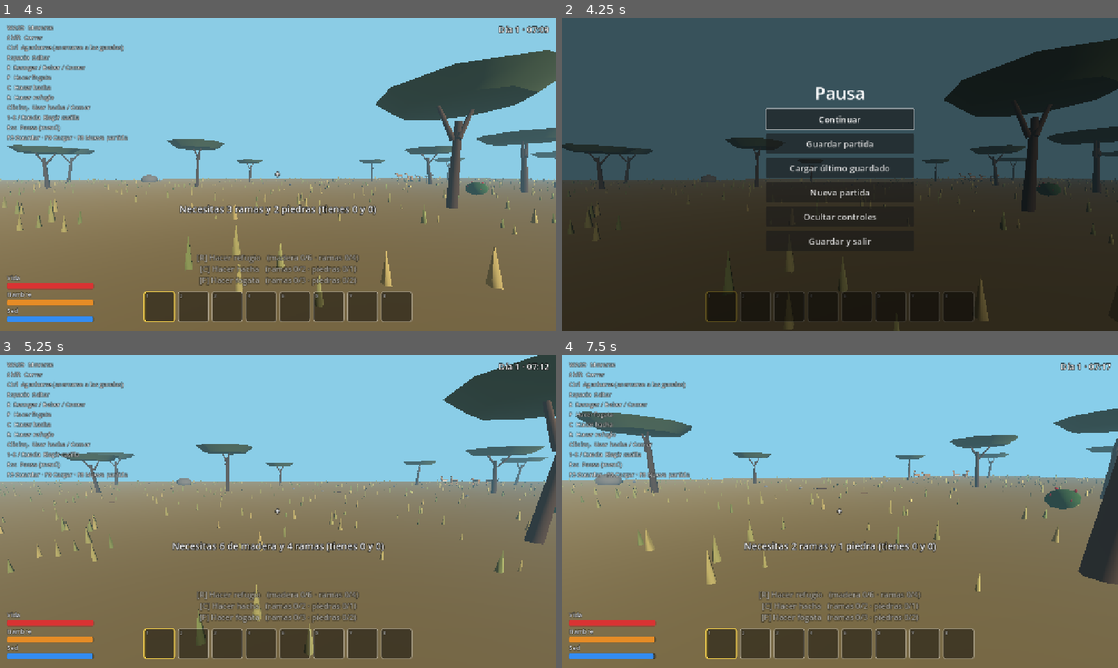
Above: before the commit, frames 1-4 (two rows, left to right).
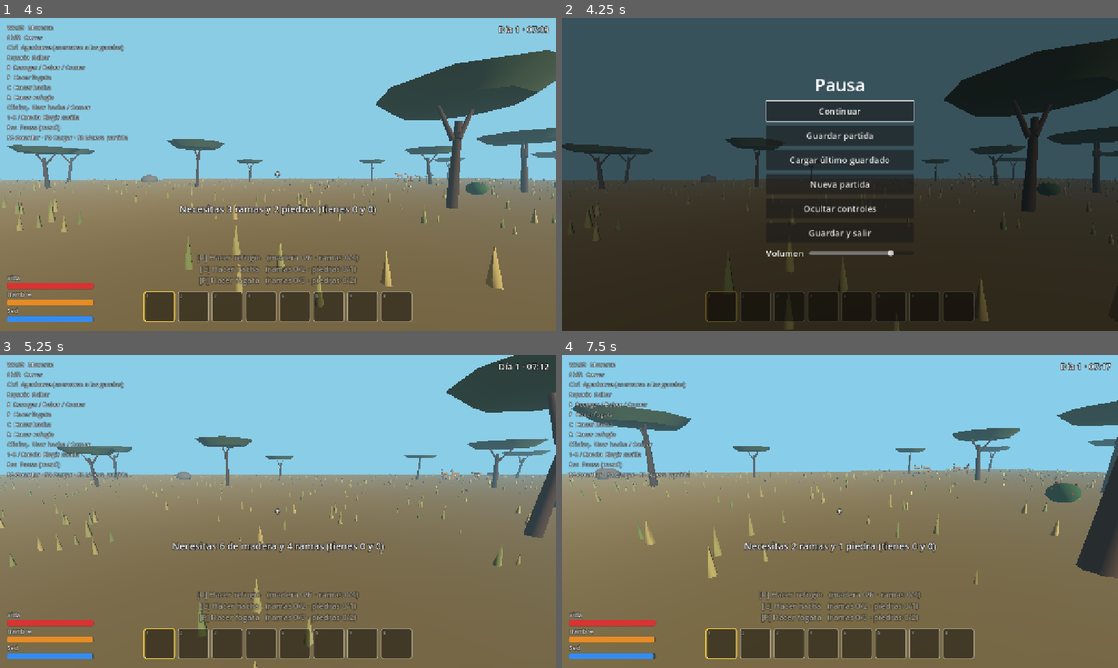
Above: after the commit, the same moments.

Repository: cgalvezd92/VideoJuego
Game: Godot game, scene res://Levels/main.tscn
The game is run twice, just before and just after one commit, with the same random seed, the same clock (stepped at 60 frames per second) and the same inputs.
Inputs (mouse positions are in pixels of both pictures, inside the frame that each line leads up to):
- Up to frame 1 (4 s): tap Enter at 0.5 s; move the mouse to (305, 174) at 0.52 s; hold Ctrl (crouch) 0.53-1.28 s; hold W (move_forward) from 0.53 s (still down); tap Space (jump) at 0.77, 1.52, 3.02, 3.77 s; tap E (interact) at 0.8, 1.35, 3.05 s; move the mouse to (250, 174) at 1.27 s; tap Shift (sprint) at 1.55, 3.8 s; move the mouse to (289, 168) at 2.02 s; hold Shift (sprint) 2.03-2.78 s; tap Ctrl (crouch) at 2.3 s; move the mouse to (272, 180) at 2.77 s; click (272, 180) at 2.85 s; move the mouse to (316, 177) at 3.52 s; hold F (build_fire) from 3.53 s (still down)
- Up to frame 2 (4.25 s): keep holding W (move_forward); keep holding F (build_fire); tap Escape (ui_cancel) at 4.15 s
- Up to frame 3 (5.25 s): release W (move_forward) at 4.25 s; release F (build_fire) at 4.25 s; click "Continuar" at 4.25 s; tap Space (jump) at 5 s; move the mouse to (233, 508) at 5.02 s; hold W (move_forward) from 5.03 s (still down); tap R (build_shelter) at 5.1 s
- Up to frame 4 (7.5 s): tap Space (jump) at 5.27, 6.77 s; tap Ctrl (crouch) at 5.3, 6.6 s; move the mouse to (845, 511) at 5.77 s; hold C (craft_axe) 5.78-6.53 s; tap E (interact) at 6.05, 7.35 s; move the mouse to (817, 505) at 6.52 s; release W (move_forward) at 6.53 s; hold D (move_right) 6.53-7.28 s; tap Shift (sprint) at 6.8 s; move the mouse to (867, 511) at 7.27 s; hold W (move_forward) from 7.28 s (still down); hold Ctrl (crouch) from 7.28 s (still down)

Frame 1 is identical in both runs. In frame 2, 4.7% of the frame differs, in the area x 36-64%, y 19-77%; in frame 3, 6.8%, in the area x 0-100%, y 0-100%; in frame 4, 6.4%.

Commit message:
Etapa 15: sonidos generados por código
- Levels/sounds.gd (Autoload 'Sounds'): genera 11 sonidos al arrancar
  (~15 ms, sin archivos): pasos, hacha, golpe, recoger, beber, comer,
  construir, cocinar, resoplido, clic y crepitar del fuego (en bucle).
  8 reproductores que se turnan; play(), play_at() (3D) y
  make_loop_player(). Volumen guardado en user://ajustes.cfg.
- player.gd: pasos según la distancia (más suaves agachado).
- Sonidos en interactor, tools, crafting, water, berry_bush, campfire
  (crepitar 3D) y gazelle (resoplido 3D al asustarse).
- pause_menu.gd: deslizador de volumen y clic en los botones.
- project.godot: sección [autoload].
- CLAUDE.md: etapa 14 lista, etapa 15 en pruebas.

Co-Authored-By: Claude Opus 5.5 <noreply@anthropic.com>
Claude-Session: https://claude.ai/code/session_015eDmJJqEXKPdpgqKicuVm4

Diff:
--- a/Levels/pause_menu.gd
+++ b/Levels/pause_menu.gd
@@ -120,6 +120,24 @@
 	controls_button = _add_button(column, "Ocultar controles", _on_toggle_controls)
 	_add_button(column, "Guardar y salir", _on_quit)
 
+	# Volumen: deslizador de 0 a 100 (se recuerda en user://ajustes.cfg).
+	var volume_row := HBoxContainer.new()
+	column.add_child(volume_row)
+	volume_row.add_theme_constant_override("separation", 12)
+	var volume_label := Label.new()
+	volume_row.add_child(volume_label)
+	volume_label.text = "Volumen"
+	volume_label.add_theme_font_size_override("font_size", 20)
+	var slider := HSlider.new()
+	volume_row.add_child(slider)
+	slider.min_value = 0
+	slider.max_value = 100
+	slider.step = 5
+	slider.value = Sounds.volume * 100.0
+	slider.size_flags_horizontal = Control.SIZE_EXPAND_FILL
+	slider.size_flags_vertical = Control.SIZE_SHRINK_CENTER
+	slider.value_changed.connect(_on_volume_changed)
+
 	status_label = Label.new()
 	column.add_child(status_label)
 	status_label.horizontal_alignment = HORIZONTAL_ALIGNMENT_CENTER
@@ -134,4 +152,10 @@
 	button.custom_minimum_size = Vector2(340, 46)
 	button.add_theme_font_size_override("font_size", 20)
 	button.pressed.connect(action)
+	button.pressed.connect(Sounds.play.bind("click", -4.0, 0.0))
 	return button
+
+
+func _on_volume_changed(value: float) -> void:
+	Sounds.set_volume(value / 100.0)
+	Sounds.play("click", -4.0, 0.0)
--- /dev/null
+++ b/Levels/sounds.gd
@@ -0,0 +1,241 @@
+extends Node
+## Sonidos del juego, generados por código al arrancar (Etapa 15).
+## No usa archivos de audio: cada sonido se "dibuja" muestra a muestra.
+##
+## Es un Autoload llamado "Sounds" (Proyecto > Configuración del proyecto >
+## Globales/Autoload), así que cualquier script puede usar:
+##   Sounds.play("chop")                     -> sonido normal
+##   Sounds.play_at("snort", posicion)       -> sonido 3D en un lugar
+##   Sounds.make_loop_player("crackle")      -> sonido 3D que se repite
+
+const RATE: int = 22050  # Muestras por segundo (calidad suficiente y ligera).
+const SETTINGS_PATH: String = "user://ajustes.cfg"
+
+var streams: Dictionary = {}
+var players: Array[AudioStreamPlayer] = []
+var next_player: int = 0
+var volume: float = 0.8  # De 0 a 1.
+var rng := RandomNumberGenerator.new()
+
+
+func _ready() -> void:
+	# Siempre activo, para que suene el clic de los botones con el juego en pausa.
+	process_mode = Node.PROCESS_MODE_ALWAYS
+	# 8 reproductores que se van turnando: pueden sonar 8 sonidos a la vez.
+	for i in 8:
+		var player := AudioStreamPlayer.new()
+		add_child(player)
+		players.append(player)
+	_build_sounds()
+	_load_volume()
+
+
+## Reproduce un sonido. "pitch_range" cambia un poco el tono para que no
+## suene siempre igual.
+func play(sound: String, volume_db: float = 0.0, pitch_range: float = 0.1) -> void:
+	if not streams.has(sound):
+		return
+	var player: AudioStreamPlayer = players[next_player]
+	next_player = (next_player + 1) % players.size()
+	player.stream = streams[sound]
+	player.volume_db = volume_db
+	player.pitch_scale = 1.0 + rng.randf_range(-pitch_range, pitch_range)
+	player.play()
+
+
+## Reproduce un sonido en un punto del mundo (se oye menos si está lejos).
+func play_at(sound: String, where: Vector3, volume_db: float = 0.0) -> void:
+	if not streams.has(sound):
+		return
+	var player := AudioStreamPlayer3D.new()
+	player.stream = streams[sound]
+	player.volume_db = volume_db
+	player.unit_size = 4.0
+	player.max_distance = 35.0
+	get_tree().root.add_child(player)
+	player.global_position = where
+	player.finished.connect(player.queue_free)
+	player.play()
+
+
+## Crea un reproductor 3D con un sonido que se repite (para la fogata).
+func make_loop_player(sound: String) -> AudioStreamPlayer3D:
+	var player := AudioStreamPlayer3D.new()
+	player.stream = streams.get(sound)
+	player.unit_size = 3.0
+	player.max_distance = 15.0
+	return player
+
+
+func set_volume(value: float) -> void:
+	volume = clampf(value, 0.0, 1.0)
+	AudioServer.set_bus_mute(0, volume <= 0.0)
+	AudioServer.set_bus_volume_db(0, linear_to_db(maxf(volume, 0.001)))
+	var config := ConfigFile.new()
+	config.set_value("audio", "volume", volume)
+	config.save(SETTINGS_PATH)
+
+
+func _load_volume() -> void:
+	var config := ConfigFile.new()
+	if config.load(SETTINGS_PATH) == OK:
+		volume = config.get_value("audio", "volume", volume)
+	AudioServer.set_bus_mute(0, volume <= 0.0)
+	AudioServer.set_bus_volume_db(0, linear_to_db(maxf(volume, 0.001)))
+
+
+# --- Creación de los sonidos ---
+
+func _build_sounds() -> void:
+	rng.seed = 1234
+	streams["step"] = _make(_step())
+	streams["chop"] = _make(_chop())
+	streams["hit"] = _make(_hit())
+	streams["pickup"] = _make(_pickup())
+	streams["drink"] = _make(_drink())
+	streams["eat"] = _make(_eat())
+	streams["build"] = _make(_build())
+	streams["cook"] = _make(_cook())
+	streams["snort"] = _make(_snort())
+	streams["click"] = _make(_click())
+	streams["crackle"] = _make(_crackle(), true)
+	rng.randomize()
+
+
+## Convierte una lista de valores (-1 a 1) en un sonido que Godot puede tocar.
+func _make(samples: PackedFloat32Array, loop: bool = false) -> AudioStreamWAV:
+	var data := PackedByteArray()
+	data.resize(samples.size() * 2)
+	for i in samples.size():
+		data.encode_s16(i * 2, int(clampf(samples[i], -1.0, 1.0) * 32767.0))
+	var wav := AudioStreamWAV.new()
+	wav.format = AudioStreamWAV.FORMAT_16_BITS
+	wav.mix_rate = RATE
+	wav.stereo = false
+	wav.data = data
+	if loop:
+		wav.loop_mode = AudioStreamWAV.LOOP_FORWARD
+		wav.loop_end = samples.size()
+	return wav
+
+
+func _buffer(seconds: float) -> PackedFloat32Array:
+	var samples := PackedFloat32Array()
+	samples.resize(int(seconds * RATE))
+	return samples
+
+
+## Ruido suavizado: "smooth" pequeño = más grave y apagado.
+func _noise(samples: PackedFloat32Array, smooth: float, amount: float, start: float, decay: float) -> void:
+	var low: float = 0.0
+	for i in range(int(start * RATE), samples.size()):
+		var t: float = float(i) / RATE - start
+		low += (rng.randf_range(-1.0, 1.0) - low) * smooth
+		samples[i] += low * amount * exp(-t * decay)
+
+
+## Tono simple que se apaga.
+func _tone(samples: PackedFloat32Array, freq: float, amount: float, start: float, decay: float) -> void:
+	for i in range(int(start * RATE), samples.size()):
+		var t: float = float(i) / RATE - start
+		samples[i] += sin(TAU * freq * t) * amount * exp(-t * decay)
+
+
+func _step() -> PackedFloat32Array:
+	var s := _buffer(0.1)
+	_noise(s, 0.15, 1.2, 0.0, 45.0)
+	return s
+
+
+func _chop() -> PackedFloat32Array:
+	var s := _buffer(0.22)
+	_noise(s, 0.35, 0.9, 0.0, 28.0)
+	_tone(s, 115.0, 0.6, 0.0, 22.0)
+	return s
+
+
+func _hit() -> PackedFloat32Array:
+	var s := _buffer(0.22)
+	_tone(s, 70.0, 0.9, 0.0, 18.0)
+	_noise(s, 0.1, 0.6, 0.0, 30.0)
+	return s
+
+
+func _pickup() -> PackedFloat32Array:
+	var s := _buffer(0.12)
+	var phase: float = 0.0
+	for i in s.size():
+		var t: float = float(i) / RATE
+		phase += TAU * lerpf(520.0, 880.0, t / 0.12) / RATE
+		s[i] = sin(phase) * 0.35 * (1.0 - t / 0.12)
+	return s
+
+
+func _drink() -> PackedFloat32Array:
+	var s := _buffer(0.42)
+	for gulp in 3:
+		var start: float = gulp * 0.13
+		var phase: float = 0.0
+		for i in range(int(start * RATE), int((start + 0.1) * RATE)):
+			var t: float = float(i) / RATE - start
+			phase += TAU * lerpf(240.0, 150.0, t / 0.1) / RATE
+			s[i] += sin(phase) * 0.5 * sin(PI * t / 0.1)
+	return s
+
+
+func _eat() -> PackedFloat32Array:
+	var s := _buffer(0.4)
+	for crunch in 3:
+		_noise(s, 0.7, 0.45, crunch * 0.12, 40.0)
+	return s
+
+
+func _build() -> PackedFloat32Array:
+	var s := _buffer(0.32)
+	for knock in 2:
+		_tone(s, 180.0, 0.5, knock * 0.14, 30.0)
+		_noise(s, 0.3, 0.5, knock * 0.14, 35.0)
+	return s
+
+
+func _cook() -> PackedFloat32Array:
+	var s := _buffer(0.6)
+	var low: float = 0.0
+	for i in s.size():
+		var t: float = float(i) / RATE
+		var white: float = rng.randf_range(-1.0, 1.0)
+		low += (white - low) * 0.2
+		s[i] = (white - low) * 0.3 * sin(PI * t / 0.6)  # Chisporroteo agudo.
+	return s
+
+
+func _snort() -> PackedFloat32Array:
+	var s := _buffer(0.28)
+	var low: float = 0.0
+	for i in s.size():
+		var t: float = float(i) / RATE
+		low += (rng.randf_range(-1.0, 1.0) - low) * 0.25
+		s[i] = low * 0.9 * sin(PI * t / 0.28)
+	return s
+
+
+func _click() -> PackedFloat32Array:
+	var s := _buffer(0.04)
+	_tone(s, 1000.0, 0.3, 0.0, 120.0)
+	return s
+
+
+func _crackle() -> PackedFloat32Array:
+	# 2 segundos que se repiten: un murmullo grave y chasquidos al azar.
+	var s := _buffer(2.0)
+	var low: float = 0.0
+	for i in s.size():
+		low += (rng.randf_range(-1.0, 1.0) - low) * 0.05
+		s[i] = low * 0.35
+	for pop in 30:
+		var start: float = rng.randf_range(0.0, 1.95)
+		var strength: float = rng.randf_range(0.3, 0.8)
+		for i in range(int(start * RATE), mini(int((start + 0.02) * RATE), s.size())):
+			var t: float = float(i) / RATE - start
+			s[i] += rng.randf_range(-1.0, 1.0) * strength * exp(-t * 250.0)
+	return s
--- a/Player/crafting.gd
+++ b/Player/crafting.gd
@@ -62,6 +62,7 @@
 	shelter.global_position = spot
 	# La entrada del refugio mira hacia el jugador.
 	shelter.rotation.y = player.rotation.y
+	Sounds.play("build")
 	hud.show_message("Hiciste un refugio: de noche, míralo y pulsa E para dormir")
 
 
@@ -94,6 +95,7 @@
 		return
 	inventory.remove_item("rama", axe_branches)
 	inventory.remove_item("piedra", axe_stones)
+	Sounds.play("build")
 	hud.show_message("Hiciste un hacha: selecciona su casilla para usarla")
 
 
@@ -117,6 +119,7 @@
 	# La fogata se añade al nivel (el padre del jugador), no al jugador.
 	player.get_parent().add_child(fire)
 	fire.global_position = spot
+	Sounds.play("build")
 	hud.show_message("Hiciste una fogata")
 
 
--- a/Player/interactor.gd
+++ b/Player/interactor.gd
@@ -52,4 +52,5 @@
 		hud.show_message("Inventario lleno")
 		return
 	hud.show_message("Recogiste: %s (total: %d)" % [target.display_name, total])
+	Sounds.play("pickup", -6.0)
 	target.collect()
--- a/Player/player.gd
+++ b/Player/player.gd
@@ -22,6 +22,8 @@
 
 var spawn_position: Vector3
 var crouching: bool = false
+# Metros recorridos desde el último paso (para el sonido de pasos).
+var step_distance: float = 0.0
 const HEAD_HEIGHT: float = 1.6
 const CROUCH_HEAD_HEIGHT: float = 1.0
 
@@ -82,10 +84,22 @@
 	velocity.z = horizontal.y
 
 	move_and_slide()
+	_footsteps(delta)
 
 	# Si caes del mapa, vuelves al punto de partida.
 	if global_position.y < fall_limit:
 		respawn()
+
+
+func _footsteps(delta: float) -> void:
+	if not is_on_floor():
+		return
+	step_distance += Vector2(velocity.x, velocity.z).length() * delta
+	# Zancada más corta agachado y más larga corriendo.
+	var stride: float = 1.2 if crouching else (2.6 if Input.is_action_pressed("sprint") else 2.1)
+	if step_distance >= stride:
+		step_distance = 0.0
+		Sounds.play("step", -14.0 if crouching else -6.0, 0.15)
 
 
 ## Las gacelas la usan para saber si te estás acercando con sigilo.
--- a/Player/tools.gd
+++ b/Player/tools.gd
@@ -68,6 +68,7 @@
 	var item = inventory.get_selected_item()
 	var food: Dictionary = FOODS[item.id]
 	inventory.remove_item(item.id, 1)
+	Sounds.play("eat")
 	survival.eat(food.hunger)
 	survival.health = clampf(survival.health + food.health, 0.0, survival.max_value)
 	hud.show_message(food.text)
@@ -88,10 +89,12 @@
 
 	var target: Object = interactor.get_collider()
 	if target != null and target.has_method("hit"):
+		Sounds.play("hit")
 		_hunt(target)
 		return
 	if target == null or not target.has_method("chop"):
 		return
+	Sounds.play("chop")
 
 	var wood: int = target.chop()
 	if wood > 0:
--- a/objects/berry_bush.gd
+++ b/objects/berry_bush.gd
@@ -24,6 +24,7 @@
 	has_berries = false
 	berries.visible = false
 	_regrow()
+	Sounds.play("eat")
 	return "Comiste bayas"
 
 
--- a/objects/campfire.gd
+++ b/objects/campfire.gd
@@ -16,6 +16,12 @@
 	time = randf() * 10.0
 	# El grupo "campfire" permite al jugador saber si está cerca de una fogata.
 	add_to_group("campfire")
+	# Crepitar del fuego: sonido 3D que se repite (más fuerte cuanto más cerca).
+	var crackle: AudioStreamPlayer3D = Sounds.make_loop_player("crackle")
+	add_child(crackle)
+	crackle.position.y = 0.4
+	crackle.volume_db = -4.0
+	crackle.play(randf() * 1.9)
 
 
 func get_prompt() -> String:
@@ -34,6 +40,7 @@
 	if inventory.add_item("carne_cocida", "Carne cocida", 1) == -1:
 		return "Inventario lleno"
 	inventory.remove_item("carne_cruda", 1)
+	Sounds.play("cook")
 	return "Cocinaste un trozo de carne"
 
 
--- a/objects/gazelle.gd
+++ b/objects/gazelle.gd
@@ -112,6 +112,7 @@
 		scare = sprint_flee_distance
 	if player_distance < scare and state != State.FLEE:
 		_start_flee()
+		Sounds.play_at("snort", global_position, -4.0)  # Resoplido de alarma.
 		# Avisa a las gacelas cercanas de su manada.
 		for other in get_tree().get_nodes_in_group("gazelle"):
 			if other != self and other.global_position.distance_to(global_position) < 12.0:
--- a/objects/water.gd
+++ b/objects/water.gd
@@ -17,4 +17,5 @@
 ## La llama el Interactor. Devuelve el mensaje que se muestra en pantalla.
 func interact(player: Node) -> String:
 	player.get_node("Survival").drink(thirst_restored)
+	Sounds.play("drink")
 	return "Bebiste agua"
--- a/project.godot
+++ b/project.godot
@@ -15,6 +15,10 @@
 config/features=PackedStringArray("4.7", "GL Compatibility")
 run/max_fps=60
 config/icon="res://icon.svg"
+
+[autoload]
+
+Sounds="*res://Levels/sounds.gd"
 
 [display]
 
Not shown, changed: CLAUDE.md
